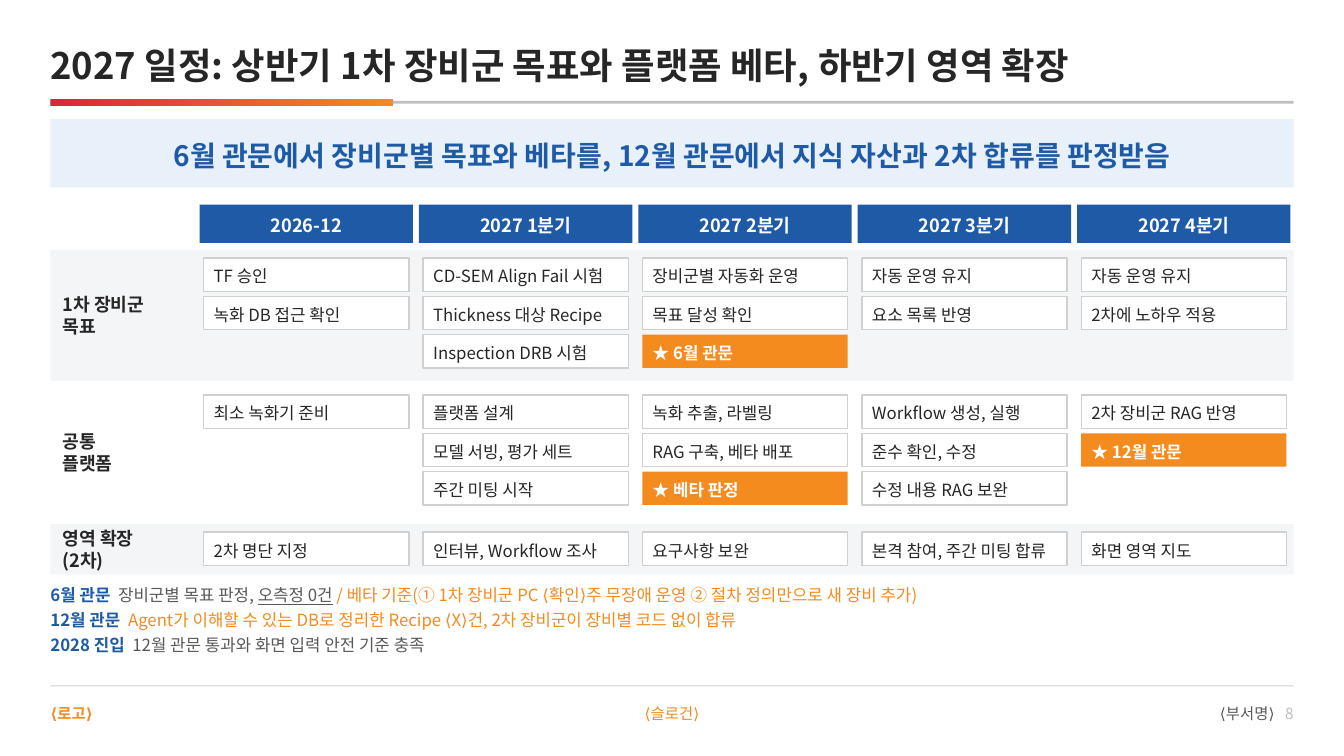
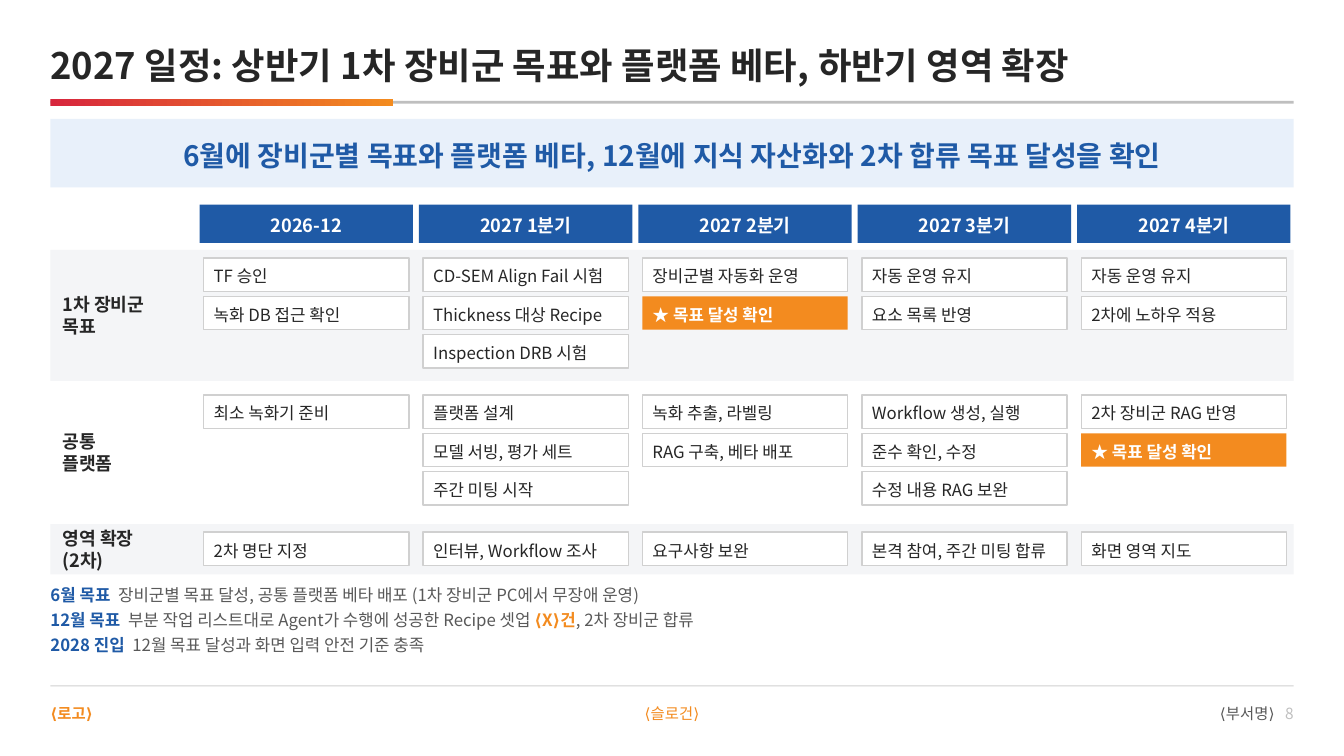
Before and after one commit to DarrenKoi/pm_notes, a slide deck: slide 8 of my-task/arc-tf/deliverables/arc-tf-proposal.pptx. Drawn at 1344x756 pixels with LibreOffice and Linux fonts; fonts in the diff are those of the drawing. Boxes give left, top, right and bottom in pixels: in the first picture for what was removed or moved away, otherwise in the second. Text is boxed around its words. In the diff, an @@ line names an element or a change of style, - is before the commit and + after.

```diff
--- a/my-task/arc-tf/deliverables/arc-tf-proposal.pptx
+++ b/my-task/arc-tf/deliverables/arc-tf-proposal.pptx
@@ text at (183,142,1161,172): text changed @@
-6월 관문에서 장비군별 목표와 베타를, 12월 관문에서 지식 자산과 2차 합류를 판정받음
+6월에 장비군별 목표와 플랫폼 베타, 12월에 지식 자산화와 2차 합류 목표 달성을 확인
@@ rectangle: place and size @@
-rectangle at (642,335,848,368)
+rectangle at (642,296,848,330)
@@ rectangle removed at (642,296,848,330) @@
@@ text at (673,306,773,323): text changed; text colour #262626 to #FFFFFF; bold on @@
-목표 달성 확인
+★ 목표 달성 확인
@@ text removed at (673,345,733,361) @@
-★ 6월 관문
@@ text at (1112,443,1212,460): text changed @@
-★ 12월 관문
+★ 목표 달성 확인
@@ rectangle removed at (642,472,848,505) @@
@@ text removed at (673,482,739,498) @@
-★ 베타 판정
@@ text at (50,587,694,653): text changed; text colour #F38B1F to #595959 @@
-6월 관문 장비군별 목표 판정, 오측정 0건 / 베타 기준(① 1차 장비군 PC ⟨확인⟩주 무장애 운영 ② 절차 정의만으로 새 장비 추가)
-12월 관문 Agent가 이해할 수 있는 DB로 정리한 Recipe ⟨X⟩건, 2차 장비군이 장비별 코드 없이 합류
-2028 진입 12월 관문 통과와 화면 입력 안전 기준 충족
+6월 목표 장비군별 목표 달성, 공통 플랫폼 베타 배포 (1차 장비군 PC에서 무장애 운영)
+12월 목표 부분 작업 리스트대로 Agent가 수행에 성공한 Recipe 셋업 ⟨X⟩건, 2차 장비군 합류
+2028 진입 12월 목표 달성과 화면 입력 안전 기준 충족
```
Also in this commit, not shown: 1 other slide changed, 16 other files.
